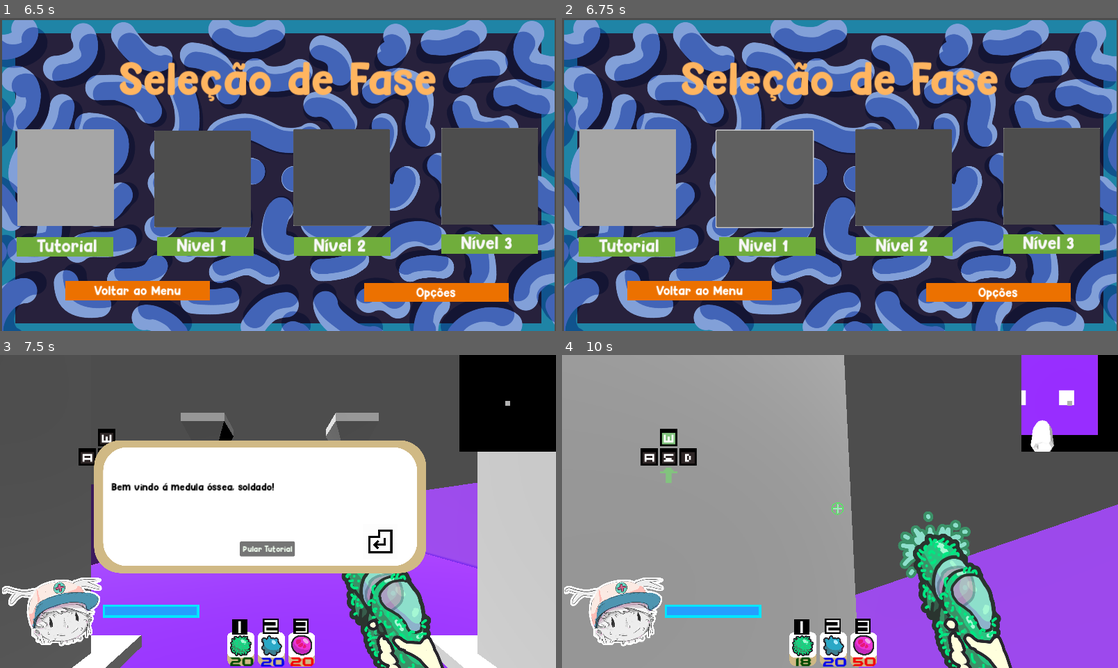
Above: before the commit, frames 1-4 (two rows, left to right).
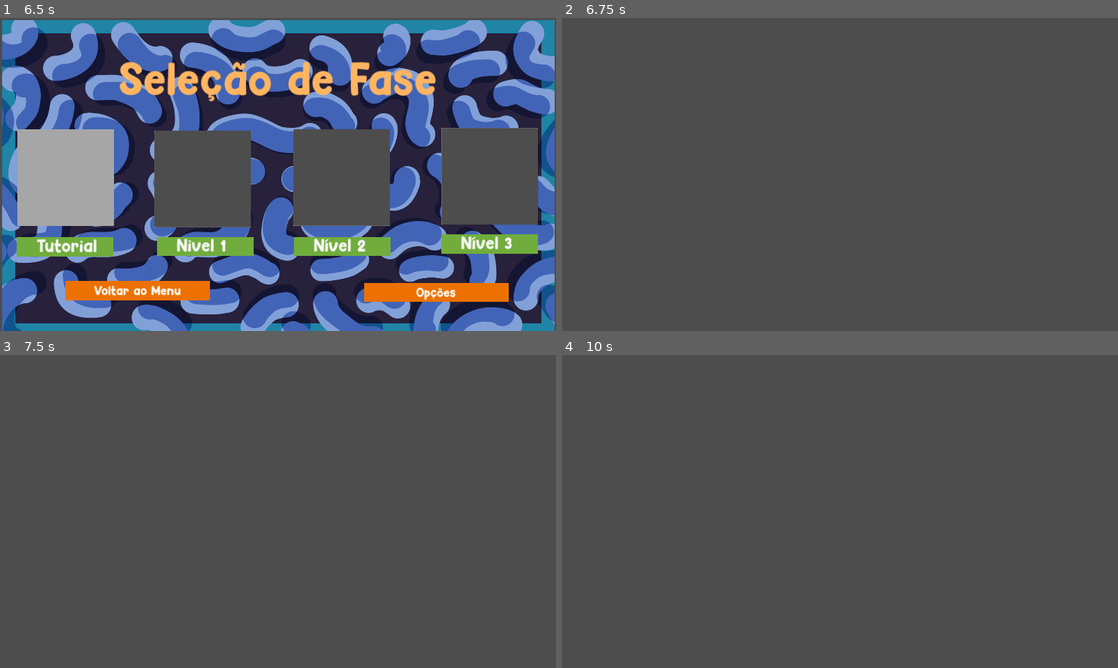
Above: after the commit, the same moments.

Repository: MrVeGGi3/Immunition-2.0.-2024-
Game: Godot game, scene res://scenes/HUD/logo_transition.tscn
Same seed, same stepped clock (60 frames per second), same inputs: the game is played once before the commit and once after it.
Inputs (mouse positions are in pixels of both pictures, inside the frame that each line leads up to):
- Up to frame 1 (6.5 s): tap Enter (start) at 0.5, 1.25, 3.5, 5, 5.1 s; move the mouse to (400, 158) at 0.52 s; hold D (move_right) 0.53-1.28 s; click (400, 158) at 0.6 s; tap Space (jump) at 0.77, 1.52, 3.02, 3.77, 4.52 s; move the mouse to (166, 190) at 1.27 s; hold S (move_backwards) 1.28-2.03 s; tap 1 (change_linfocit) at 1.35 s; click (166, 190) at 1.55 s; tap R (restart) at 2, 4.25 s; move the mouse to (333, 105) at 2.02 s; hold D (move_right) 2.03-2.78 s; tap 2 (change_macrofage) at 2.1 s; click (333, 105) at 2.3 s; move the mouse to (250, 237) at 2.77 s; hold W (move_forwards) 2.78-3.53 s; tap 3 (change_neutrofile) at 2.85 s; click (250, 237) at 3.05 s; move the mouse to (444, 221) at 3.52 s; hold Ctrl (run) 3.53-4.28 s; hold A (move_left) 3.53-5.03 s; click (444, 221) at 3.8 s; move the mouse to (111, 127) at 4.27 s; click (111, 127) at 4.35 s; move the mouse to (305, 174) at 5.02 s; hold S (move_backwards) 5.03-5.75 s; click (305, 174) at 5.3 s; click "Jogar" at 5.75 s
- Up to frame 2 (6.75 s): click (762, 177) at 6.5 s
- Up to frame 3 (7.5 s): click (66, 514) at 7.27 s
- Up to frame 4 (10 s): click (828, 549) at 8 s, where only the run before the commit has a clickable "Pular Tutorial"; move the mouse to (817, 505) at 8.77 s; hold D (move_right) 8.78-9.53 s; click (817, 505) at 8.85 s; tap Space (jump) at 9.02, 9.77 s; move the mouse to (867, 511) at 9.52 s; hold W (move_forwards) from 9.53 s (still down); tap 1 (change_linfocit) at 9.6 s; click (867, 511) at 9.8 s

Frame 1 is identical in both runs. In frame 2, 83% of the frame differs, in the area x 0-100%, y 0-100%; in frame 3, 67%; in frame 4, 77%.
Error before the commit: Invalid access to property or key 'origin' on a base object of type 'MeshInstance3D'. (res://scripts/Characthers/Enemy_Blue.gd:30)

Commit message:
Erro de Cógido Corrigido
- Inimigo Azul Ajustado
- Retirado alguns inimigos azuis para balanceamento
- Ajustado condição para atirar para não ir abaixo de zero
- Cenas ajustadas ao selecionar elas

Diff:
--- a/scenes/HUD/level_selection.tscn
+++ b/scenes/HUD/level_selection.tscn
@@ -222,5 +222,8 @@
 text = "Opções"
 
 [connection signal="pressed" from="PhaseButtons/Tutorial(Base)/Phase1" to="." method="_on_phase_1_pressed"]
+[connection signal="pressed" from="PhaseButtons/Level_1/Phase2" to="." method="_on_phase_2_pressed"]
+[connection signal="pressed" from="PhaseButtons/Level_2/Phase3" to="." method="_on_phase_3_pressed"]
+[connection signal="pressed" from="PhaseButtons/Level_3/Phase4" to="." method="_on_phase_4_pressed"]
 [connection signal="pressed" from="PhaseButtons/Menu" to="." method="_on_menu_pressed"]
 [connection signal="pressed" from="PhaseButtons/Opções" to="." method="_on_options_2_pressed"]
--- a/scenes/Levels/world.tscn
+++ b/scenes/Levels/world.tscn
@@ -221,12 +221,6 @@
 [node name="Enemy4" parent="Enemies/EnemiesGroupBlue" instance=ExtResource("5_l6q2f")]
 transform = Transform3D(1, 0, 0, 0, 1, 0, 0, 0, 1, 194.924, 4.08756, -92.0511)
 
-[node name="Enemy5" parent="Enemies/EnemiesGroupBlue" instance=ExtResource("5_l6q2f")]
-transform = Transform3D(1, 0, 0, 0, 1, 0, 0, 0, 1, 194.924, 4.08756, -115.542)
-
-[node name="Enemy6" parent="Enemies/EnemiesGroupBlue" instance=ExtResource("5_l6q2f")]
-transform = Transform3D(1, 0, 0, 0, 1, 0, 0, 0, 1, 175.076, 4.08756, -115.542)
-
 [node name="EnemiesGroupRed" type="Node3D" parent="Enemies"]
 transform = Transform3D(1, 0, 0, 0, 1, 0, 0, 0, 1, 183.613, 8.08258, -297.895)
 
--- a/scripts/Characthers/Enemy_Blue.gd
+++ b/scripts/Characthers/Enemy_Blue.gd
@@ -3,7 +3,7 @@
 @export var move_speed = 8.0
 @export var attack_range = 2.0
 var enemy_health = 15
-var minimum_distance = 10
+var minimum_distance = 5
 #Booleanas
 var can_colide = true
 var dead = false
@@ -15,7 +15,6 @@
 @onready var progress_bar = $SubViewport/ProgressBar
 @onready var label = $SubViewport/ProgressBar/Label
 @onready var sub_viewport = $SubViewport
-@onready var calculation_point = $"../../../ControlDistanceNode/CalculationPoint"
 
 func _physics_process(_delta):
 	if dead:
@@ -26,16 +25,12 @@
 	dir = dir.normalized()
 	velocity = dir * move_speed
 	move_and_slide()
-	var dist_calc_point = global_transform.origin.distance_to(calculation_point.global_transform.origin)
-	var dist_calc_to_player = calculation_point.origin.distance_to(player.global_transform.origin)
-	var dist_to_player = dist_calc_point + dist_calc_to_player
+	var dist_to_player = global_transform.origin.distance_to(player.global_transform.origin)
 	if  dist_to_player <= minimum_distance:
 		attempt_to_kill_player()
 
 func attempt_to_kill_player():
-	var dist_calc_point = global_transform.origin.distance_to(calculation_point.global_transform.origin)
-	var dist_calc_to_player = calculation_point.origin.distance_to(player.global_transform.origin)
-	var dist_to_player = dist_calc_point + dist_calc_to_player
+	var dist_to_player = global_transform.origin.distance_to(player.global_transform.origin)
 	if dist_to_player > attack_range:
 		return
 	var eye_line = Vector3.UP * 1.0
--- a/scripts/Characthers/Player.gd
+++ b/scripts/Characthers/Player.gd
@@ -141,21 +141,24 @@
 			shoot()
 			if l_ammo < 0:
 				l_ammo = 0
-			l_ammo -= 1
+			if not m_ammo < 0:
+				l_ammo -=1
 			if l_ammo == 0:
 				can_shoot = false
 		elif can_shoot_mf:
 			shoot_by_macrofage()
 			if m_ammo < 0:
 				m_ammo = 0
-			m_ammo -=1
-			if m_ammo <= 0:
+			if not m_ammo < 0:
+				m_ammo -=1
+			if m_ammo == 0:
 				can_shoot_mf = false
 		if can_shoot_nf:
 			shoot_by_neutrofile()
 			if n_ammo < 0:
 				n_ammo = 0
-			n_ammo -= 4
+			if not m_ammo < 0:
+				n_ammo -=1
 			if n_ammo < 0:
 				n_ammo = 0
 			if n_ammo <= 0:
--- a/scripts/HUD/level_selection.gd
+++ b/scripts/HUD/level_selection.gd
@@ -4,7 +4,7 @@
 @onready var button_menu = $"PhaseButtons/Menu"
 
 #Botões de Fase
-@onready var phase_1 = $"PhaseButtons/Tutorial/Phase1"
+@onready var phase_1 = $"PhaseButtons/Tutorial(Base)/Phase1"
 @onready var phase_2 = $"PhaseButtons/Level_1/Phase2"
 @onready var phase_3 = $"PhaseButtons/Level_2/Phase3"
 @onready var phase_4 = $"PhaseButtons/Level_3/Phase4"
@@ -44,5 +44,14 @@
 func _on_phase_1_pressed():
 	get_tree().change_scene_to_file(TUTORIAL)
 
+func _on_phase_2_pressed():
+	get_tree().change_scene_to_file(LEVEL_1)
+
+func _on_phase_3_pressed():
+	get_tree().change_scene_to_file(LEVEL_2)
+
+func _on_phase_4_pressed():
+	get_tree().change_scene_to_file(LEVEL_3)
+
 func _on_options_2_pressed():
 	get_tree().change_scene_to_file(OPTIONS)
